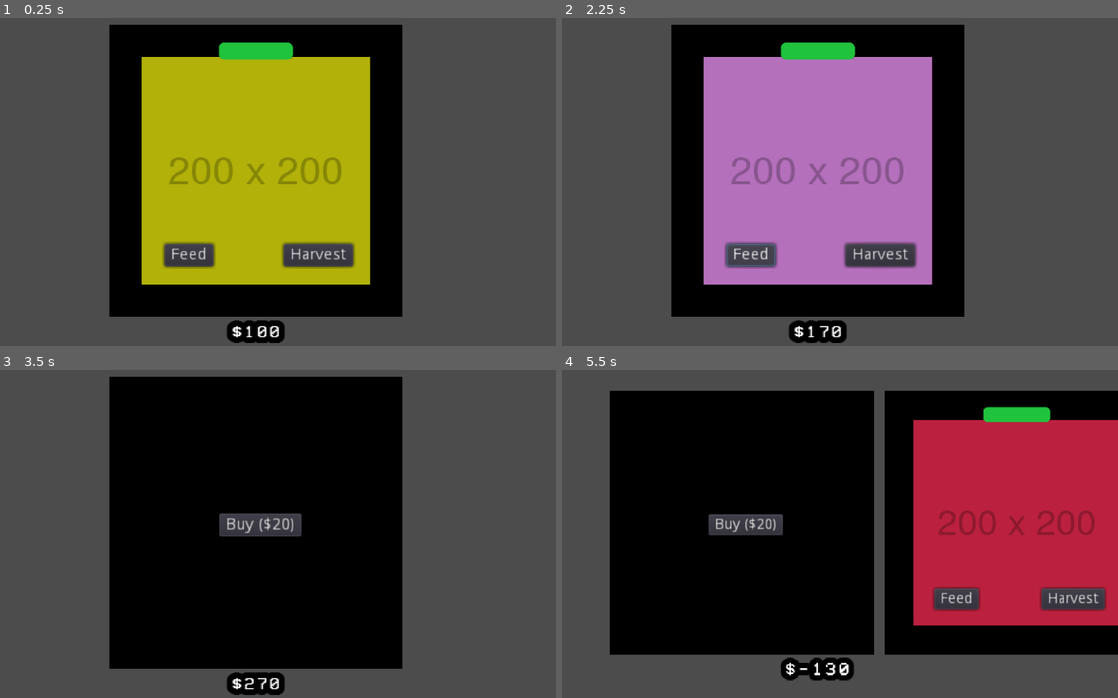
Above: before the commit, frames 1-4 (two rows, left to right).
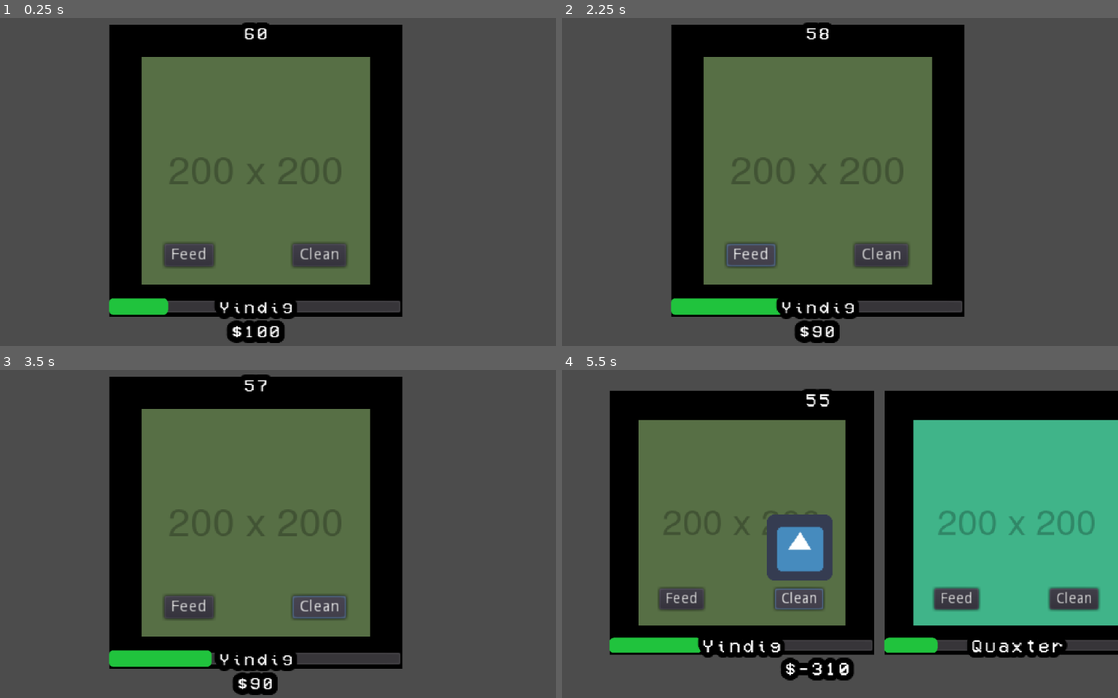
Above: after the commit, the same moments.

Repository: BinRoot/ludum-dare-52
Game: Godot game, scene res://Scenes/DayNightSystem.tscn
The game is run twice, just before and just after one commit, with the same random seed, the same clock (stepped at 60 frames per second) and the same inputs. Before the commit the project starts from res://Scenes/GridTester.tscn. The engine's default icon, where the game draws it, is replaced by a stand-in: a white triangle on a blue panel in a dark square.
Inputs (mouse positions are in pixels of both pictures, inside the frame that each line leads up to):
- Up to frame 1 (0.25 s): no input
- Up to frame 2 (2.25 s): click (878, 254) at 0.5 s, where only the run after the commit has a clickable "Clean"; click (823, 172) at 1.25 s, where only the run before the commit has a clickable "Buy ($20)"; click "Feed" at 2 s
- Up to frame 3 (3.5 s): click (316, 606) at 2.75 s, where only the run before the commit has a clickable "Harvest"
- Up to frame 4 (5.5 s): tap Enter at 3.5 s; hold Up (ui_up) 3.53-4.28 s; hold Down (ui_down) 4.28-5.03 s; hold Up (ui_up) from 5.03 s (still down)

The runs differ from the first frame. In frame 1, 30% of the frame differs, in the area x 19-73%, y 1-92%; in frame 2, 31%; in frame 3, 31%; in frame 4, 49%, in the area x 8-100%, y 5-95%.

Commit message:
added clean mechanic

Diff:
--- /dev/null
+++ b/Resources/UIFont1.tres
@@ -0,0 +1,10 @@
+[gd_resource type="DynamicFont" load_steps=2 format=2]
+
+[ext_resource path="res://Assets/Fonts/VCR_OSD_MONO_1.001.ttf" type="DynamicFontData" id=1]
+
+[resource]
+size = 40
+outline_size = 5
+outline_color = Color( 0, 0, 0, 1 )
+extra_spacing_char = 2
+font_data = ExtResource( 1 )
--- /dev/null
+++ b/Scenes/DayNightSystem.gd
@@ -0,0 +1,37 @@
+extends Node2D
+
+onready var grid_tester = $GridTester
+onready var home = $Home
+
+enum State {
+	Work,
+	Home
+}
+
+var current_state = State.Work
+
+# Called when the node enters the scene tree for the first time.
+func _ready():
+	pass # Replace with function body.
+
+
+# Called every frame. 'delta' is the elapsed time since the previous frame.
+func _process(delta):
+	if current_state == State.Work:
+		grid_tester.visible = true
+		grid_tester.camera.current = true
+		home.visible = false
+		home.camera.current = false
+	elif current_state == State.Home:
+		grid_tester.visible = false
+		grid_tester.camera.current = false
+		home.visible = true
+		home.camera.current = true
+
+func _on_GridTester_on_timeout():
+	current_state = State.Home
+
+
+func _on_Home_on_exit():
+	current_state = State.Work
+	grid_tester.init()
--- /dev/null
+++ b/Scenes/DayNightSystem.tscn
@@ -0,0 +1,15 @@
+[gd_scene load_steps=4 format=2]
+
+[ext_resource path="res://Scenes/GridTester.tscn" type="PackedScene" id=1]
+[ext_resource path="res://Scenes/DayNightSystem.gd" type="Script" id=2]
+[ext_resource path="res://Scenes/Home.tscn" type="PackedScene" id=3]
+
+[node name="DayNightSystem" type="Node2D"]
+script = ExtResource( 2 )
+
+[node name="GridTester" parent="." instance=ExtResource( 1 )]
+
+[node name="Home" parent="." instance=ExtResource( 3 )]
+
+[connection signal="on_timeout" from="GridTester" to="." method="_on_GridTester_on_timeout"]
+[connection signal="on_exit" from="Home" to="." method="_on_Home_on_exit"]
--- a/Scenes/Grid.gd
+++ b/Scenes/Grid.gd
@@ -16,7 +16,7 @@
 func _process(delta):
 	pass
 
-func set_size(new_size):
+func set_size(_new_size):
 	push_warning("cannot set Grid size")
 
 
--- a/Scenes/GridTester.gd
+++ b/Scenes/GridTester.gd
@@ -1,14 +1,21 @@
 extends Node2D
+
+signal on_timeout
 
 onready var grid = $Grid
 onready var camera = $Camera2D
 onready var camera_tween = $CameraTween
-var money : int = 100
 onready var money_label : Label = $Camera2D/Control/Money
+onready var time_left_label : Label = $Camera2D/Control/TimeLeft
+
+var time_left = 60
 
 func _ready():
 	grid.num_units = 1
 	update_camera(true)
+
+func init():
+	time_left = 60
 
 func update_camera(is_instant = false):
 	var new_zoom = Vector2.ONE * max(
@@ -27,8 +34,15 @@
 			camera.zoom, new_zoom, 1,
 			Tween.TRANS_LINEAR, Tween.EASE_IN_OUT)
 		camera_tween.start()
-	money_label.rect_position.x = -1 * money_label.rect_size.x / 2
-	money_label.rect_position.y = new_position.y + 5
+	time_left_label.rect_position = Vector2(
+		-1 * time_left_label.rect_size.x / 2,
+		-new_position.y
+	)
+	time_left_label.get("custom_fonts/font").size = new_zoom.x * 30
+	money_label.rect_position = Vector2(
+		-1 * money_label.rect_size.x / 2,
+		new_position.y + 5
+	)
 	money_label.get("custom_fonts/font").size = new_zoom.x * 30
 
 
@@ -42,18 +56,24 @@
 func buy_unit():
 	grid.increment_num_units()
 	update_camera()
-	money -= 200
+	Globals.money -= 200
 
 func _process(delta):
-	money_label.text = "${0}".format([money])
-
+	money_label.text = "${0}".format([Globals.money])
+	time_left_label.text = "{0}".format([time_left])
 
 func _on_Grid_on_harvest(value):
-	money += value
+	Globals.money += value
 
 func _on_Grid_on_feed():
-	money -= 10
+	Globals.money -= 10
 
 
 func _on_Grid_on_purchased(value):
-	money -= value
+	Globals.money -= value
+
+
+func _on_DayCountDown_timeout():
+	time_left -= 1
+	if time_left <= 0:
+		emit_signal("on_timeout")
--- a/Scenes/GridTester.tscn
+++ b/Scenes/GridTester.tscn
@@ -1,15 +1,8 @@
-[gd_scene load_steps=5 format=2]
+[gd_scene load_steps=4 format=2]
 
 [ext_resource path="res://Scenes/GridTester.gd" type="Script" id=1]
 [ext_resource path="res://Scenes/Grid.tscn" type="PackedScene" id=2]
-[ext_resource path="res://Assets/Fonts/VCR_OSD_MONO_1.001.ttf" type="DynamicFontData" id=3]
-
-[sub_resource type="DynamicFont" id=1]
-size = 40
-outline_size = 5
-outline_color = Color( 0, 0, 0, 1 )
-extra_spacing_char = 2
-font_data = ExtResource( 3 )
+[ext_resource path="res://Resources/UIFont1.tres" type="DynamicFont" id=3]
 
 [node name="GridTester" type="Node2D"]
 script = ExtResource( 1 )
@@ -30,10 +23,20 @@
 margin_bottom = 41.0
 grow_horizontal = 2
 grow_vertical = 2
-custom_fonts/font = SubResource( 1 )
+custom_fonts/font = ExtResource( 3 )
+
+[node name="TimeLeft" type="Label" parent="Camera2D/Control"]
+margin_bottom = 36.0
+grow_horizontal = 2
+grow_vertical = 2
+custom_fonts/font = ExtResource( 3 )
 
 [node name="CameraTween" type="Tween" parent="."]
+
+[node name="DayCountDown" type="Timer" parent="."]
+autostart = true
 
 [connection signal="on_feed" from="Grid" to="." method="_on_Grid_on_feed"]
 [connection signal="on_harvest" from="Grid" to="." method="_on_Grid_on_harvest"]
 [connection signal="on_purchased" from="Grid" to="." method="_on_Grid_on_purchased"]
+[connection signal="timeout" from="DayCountDown" to="." method="_on_DayCountDown_timeout"]
--- a/Scenes/GridUnit.gd
+++ b/Scenes/GridUnit.gd
@@ -1,7 +1,7 @@
 extends Node2D
 
 var size : Vector2 = Vector2.ZERO setget set_size, get_size
-var health : int = 100
+var health : int
 
 signal on_harvest
 signal on_feed
@@ -18,10 +18,19 @@
 onready var feed_button = $Control/FeedButton
 onready var harvest_button = $Control/HarvestButton
 onready var buy_button = $Control/BuyButton
+onready var poop1 = $Poop
+onready var poop2 = $Poop2
+onready var poop3 = $Poop3
+onready var name_label = $Control/ProgressBar/NameLabel
+onready var clean_button = $Control/CleanButton
 var rng = RandomNumberGenerator.new()
 var current_state = State.OCCUPIED
-var cell_purchase_price : int = 20
-
+var cell_purchase_price : int = 60
+var num_poop : int = 0
+var names = ["Stevo", "Buzzly", "Ferret", "Pinecone", "Biscult", "Quaxter",
+	"Gulb", "Eithing", "Crumptop", "Joera", "Vixta", "Yindig", "Ripertha",
+	"Bigs", "Smol", "Rink", "Oppa", "Rinta"]
+var unit_name : String
 
 func _ready():
 	reset()
@@ -35,18 +44,34 @@
 	emit_signal("on_feed")
 	health = min(100, health + 20)
 
+func update_poop():
+	poop1.visible = false
+	poop2.visible = false
+	poop3.visible = false
+	if num_poop >= 1:
+		poop1.visible = true
+	if num_poop >= 2:
+		poop2.visible = true
+	if num_poop >= 3:
+		poop3.visible = true
 
 func _process(delta):
 	progress_bar.value = health
 	progress_bar.visible = current_state == State.OCCUPIED
 	prisoner.visible = current_state == State.OCCUPIED
 	feed_button.visible = current_state == State.OCCUPIED
-	harvest_button.visible = current_state == State.OCCUPIED
+	poop1.visible = current_state == State.OCCUPIED
+	poop2.visible = current_state == State.OCCUPIED
+	poop3.visible = current_state == State.OCCUPIED
+	clean_button.visible = current_state == State.OCCUPIED
+	harvest_button.visible = current_state == State.OCCUPIED and health > 75
 	buy_button.visible = current_state == State.VACANT
 	buy_button.text = "Buy (${0})".format([cell_purchase_price])
 	prisoner.position = prison_cell.size / 2 - prisoner.size / 2
+	if current_state == State.OCCUPIED:
+		update_poop()
 
-func set_size(new_size):
+func set_size(_new_size):
 	push_warning("cannot update GridUnit size")
 
 func get_size():
@@ -67,9 +92,18 @@
 	reset()
 
 func reset():
-	health = 100
+	health = 20
+	num_poop = 0
 	current_state = State.OCCUPIED
 	rng.randomize()
+	var unit_names = []
+	for unit in get_tree().get_nodes_in_group("unit"):
+		unit_names.append(unit.unit_name)
+	for _i in range(10):
+		unit_name = names[rng.randi_range(0, len(names) - 1)]
+		if not (unit_name in unit_names):
+			break
+	name_label.text = unit_name
 	prisoner.modulate = Color(
 		rng.randf(),
 		rng.randf(),
@@ -82,3 +116,11 @@
 	# TODO: check purchase price is possible first
 	emit_signal("on_purchased", cell_purchase_price)
 	reset()
+
+
+func _on_PoopTimer_timeout():
+	num_poop = min(3, num_poop + 1)
+
+
+func _on_CleanButton_pressed():
+	num_poop = 0
--- a/Scenes/GridUnit.tscn
+++ b/Scenes/GridUnit.tscn
@@ -1,8 +1,10 @@
-[gd_scene load_steps=5 format=2]
+[gd_scene load_steps=7 format=2]
 
 [ext_resource path="res://Scenes/PrisonCell.tscn" type="PackedScene" id=1]
 [ext_resource path="res://Scenes/Prisoner.tscn" type="PackedScene" id=2]
 [ext_resource path="res://Scenes/GridUnit.gd" type="Script" id=3]
+[ext_resource path="res://Scenes/Poop.tscn" type="PackedScene" id=4]
+[ext_resource path="res://Resources/UIFont1.tres" type="DynamicFont" id=5]
 
 [sub_resource type="StyleBoxFlat" id=1]
 bg_color = Color( 0.129412, 0.768627, 0.243137, 1 )
@@ -11,13 +13,22 @@
 corner_radius_bottom_right = 4
 corner_radius_bottom_left = 4
 
-[node name="GridUnit" type="Node2D"]
+[node name="GridUnit" type="Node2D" groups=["unit"]]
 script = ExtResource( 3 )
 
 [node name="PrisonCell" parent="." instance=ExtResource( 1 )]
 
 [node name="Prisoner" parent="." instance=ExtResource( 2 )]
 position = Vector2( 3, 3 )
+
+[node name="Poop" parent="." instance=ExtResource( 4 )]
+position = Vector2( 152, 120 )
+
+[node name="Poop2" parent="." instance=ExtResource( 4 )]
+position = Vector2( 152, 72 )
+
+[node name="Poop3" parent="." instance=ExtResource( 4 )]
+position = Vector2( 152, 24 )
 
 [node name="Control" type="Control" parent="."]
 unique_name_in_owner = true
@@ -32,20 +43,30 @@
 text = "Feed"
 
 [node name="HarvestButton" type="Button" parent="Control"]
-margin_left = 152.0
-margin_top = 192.0
-margin_right = 213.0
-margin_bottom = 212.0
+margin_left = 96.0
+margin_top = 216.0
+margin_right = 157.0
+margin_bottom = 236.0
 text = "Harvest"
 
 [node name="ProgressBar" type="ProgressBar" parent="Control"]
-margin_left = 96.0
-margin_top = 16.0
-margin_right = 160.0
-margin_bottom = 30.0
+margin_top = 240.0
+margin_right = 256.0
+margin_bottom = 254.0
 custom_styles/fg = SubResource( 1 )
 value = 90.0
 percent_visible = false
+
+[node name="NameLabel" type="Label" parent="Control/ProgressBar"]
+anchor_left = 0.5
+anchor_top = 0.5
+anchor_right = 0.5
+anchor_bottom = 0.5
+grow_horizontal = 2
+grow_vertical = 2
+custom_fonts/font = ExtResource( 5 )
+text = "Stevo"
+align = 1
 
 [node name="BuyButton" type="Button" parent="Control"]
 margin_left = 96.0
@@ -54,10 +75,24 @@
 margin_bottom = 140.0
 text = "Buy ($20)"
 
+[node name="CleanButton" type="Button" parent="Control"]
+margin_left = 160.0
+margin_top = 192.0
+margin_right = 207.0
+margin_bottom = 212.0
+text = "Clean"
+
 [node name="HungerTimer" type="Timer" parent="."]
+wait_time = 3.0
+autostart = true
+
+[node name="PoopTimer" type="Timer" parent="."]
+wait_time = 5.0
 autostart = true
 
 [connection signal="pressed" from="Control/FeedButton" to="." method="_on_FeedButton_pressed"]
 [connection signal="pressed" from="Control/HarvestButton" to="." method="_on_HarvestButton_pressed"]
 [connection signal="pressed" from="Control/BuyButton" to="." method="_on_BuyButton_pressed"]
+[connection signal="pressed" from="Control/CleanButton" to="." method="_on_CleanButton_pressed"]
 [connection signal="timeout" from="HungerTimer" to="." method="_on_HungerTimer_timeout"]
+[connection signal="timeout" from="PoopTimer" to="." method="_on_PoopTimer_timeout"]
--- /dev/null
+++ b/Scenes/Home.gd
@@ -0,0 +1,16 @@
+extends Node2D
+
+signal on_exit
+
+onready var camera : Camera2D = $Camera2D
+
+func _ready():
+	pass # Replace with function body.
+
+
+# Called every frame. 'delta' is the elapsed time since the previous frame.
+#func _process(delta):
+#	pass
+
+func _on_Button_pressed():
+	emit_signal("on_exit")
--- /dev/null
+++ b/Scenes/Home.tscn
@@ -0,0 +1,57 @@
+[gd_scene load_steps=2 format=2]
+
+[ext_resource path="res://Scenes/Home.gd" type="Script" id=1]
+
+[node name="Home" type="Node2D"]
+script = ExtResource( 1 )
+
+[node name="Camera2D" type="Camera2D" parent="."]
+current = true
+
+[node name="Control" type="Control" parent="."]
+anchor_right = 1.0
+anchor_bottom = 1.0
+
+[node name="CenterContainer" type="CenterContainer" parent="Control"]
+anchor_left = 0.5
+anchor_top = 0.5
+anchor_right = 0.5
+anchor_bottom = 0.5
+margin_left = -22.0
+margin_top = -25.0
+margin_right = 22.0
+margin_bottom = 25.0
+
+[node name="VBoxContainer" type="VBoxContainer" parent="Control/CenterContainer"]
+margin_right = 44.0
+margin_bottom = 50.0
+
+[node name="Label" type="Label" parent="Control/CenterContainer/VBoxContainer"]
+margin_right = 44.0
+margin_bottom = 14.0
+text = "Mate"
+
+[node name="Label2" type="Label" parent="Control/CenterContainer/VBoxContainer"]
+margin_top = 18.0
+margin_right = 44.0
+margin_bottom = 32.0
+text = "Child 1"
+
+[node name="Label3" type="Label" parent="Control/CenterContainer/VBoxContainer"]
+margin_top = 36.0
+margin_right = 44.0
+margin_bottom = 50.0
+text = "Child 2"
+
+[node name="Button" type="Button" parent="Control"]
+anchor_left = 0.5
+anchor_top = 0.5
+anchor_right = 0.5
+anchor_bottom = 0.5
+margin_left = -23.5
+margin_top = 72.0
+margin_right = 23.5
+margin_bottom = 92.0
+text = "Sleep"
+
+[connection signal="pressed" from="Control/Button" to="." method="_on_Button_pressed"]
--- /dev/null
+++ b/Scenes/Poop.tscn
@@ -0,0 +1,10 @@
+[gd_scene load_steps=2 format=2]
+
+[ext_resource path="res://icon.png" type="Texture" id=1]
+
+[node name="Poop" type="Node2D"]
+
+[node name="TextureRect" type="TextureRect" parent="."]
+margin_right = 40.0
+margin_bottom = 40.0
+texture = ExtResource( 1 )
--- a/Scenes/PrisonCell.gd
+++ b/Scenes/PrisonCell.gd
@@ -7,7 +7,7 @@
 func _ready():
 	pass # Replace with function body.
 
-func set_size(new_size):
+func set_size(_new_size):
 	push_warning("cannot set PrisonCell size")
 
 func get_size():
--- a/Scenes/Prisoner.gd
+++ b/Scenes/Prisoner.gd
@@ -12,7 +12,7 @@
 #func _process(delta):
 #	pass
 
-func set_size(new_size):
+func set_size(_new_size):
 	push_warning("cannot set Prisoner size")
 
 func get_size():
--- /dev/null
+++ b/Scripts/Globals.gd
@@ -0,0 +1,12 @@
+extends Node
+
+var money = 100
+
+# Called when the node enters the scene tree for the first time.
+func _ready():
+	pass # Replace with function body.
+
+
+# Called every frame. 'delta' is the elapsed time since the previous frame.
+#func _process(delta):
+#	pass
--- a/project.godot
+++ b/project.godot
@@ -11,8 +11,12 @@
 [application]
 
 config/name="ludum-dare-52"
-run/main_scene="res://Scenes/GridTester.tscn"
+run/main_scene="res://Scenes/DayNightSystem.tscn"
 config/icon="res://icon.png"
+
+[autoload]
+
+Globals="*res://Scripts/Globals.gd"
 
 [display]
 
Not shown, added: HTML5/ludum-dare-52.apple-touch-icon.png.import
Not shown, added: HTML5/ludum-dare-52.icon.png.import
Not shown, added: HTML5/ludum-dare-52.png.import
